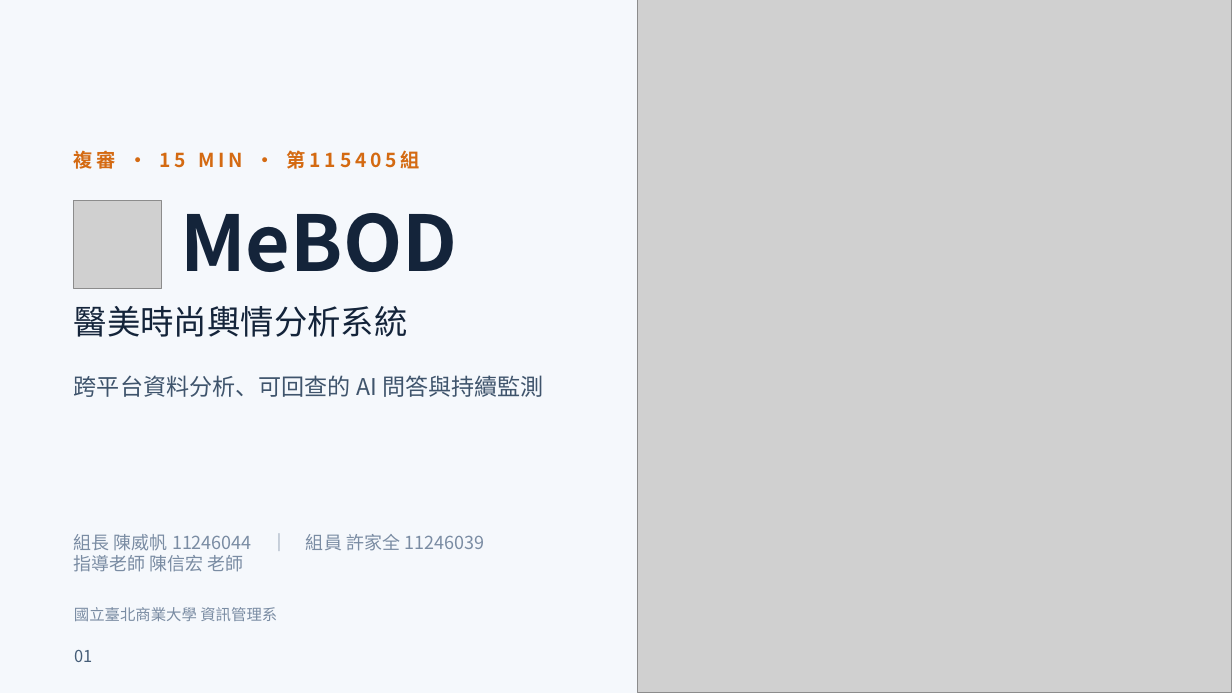
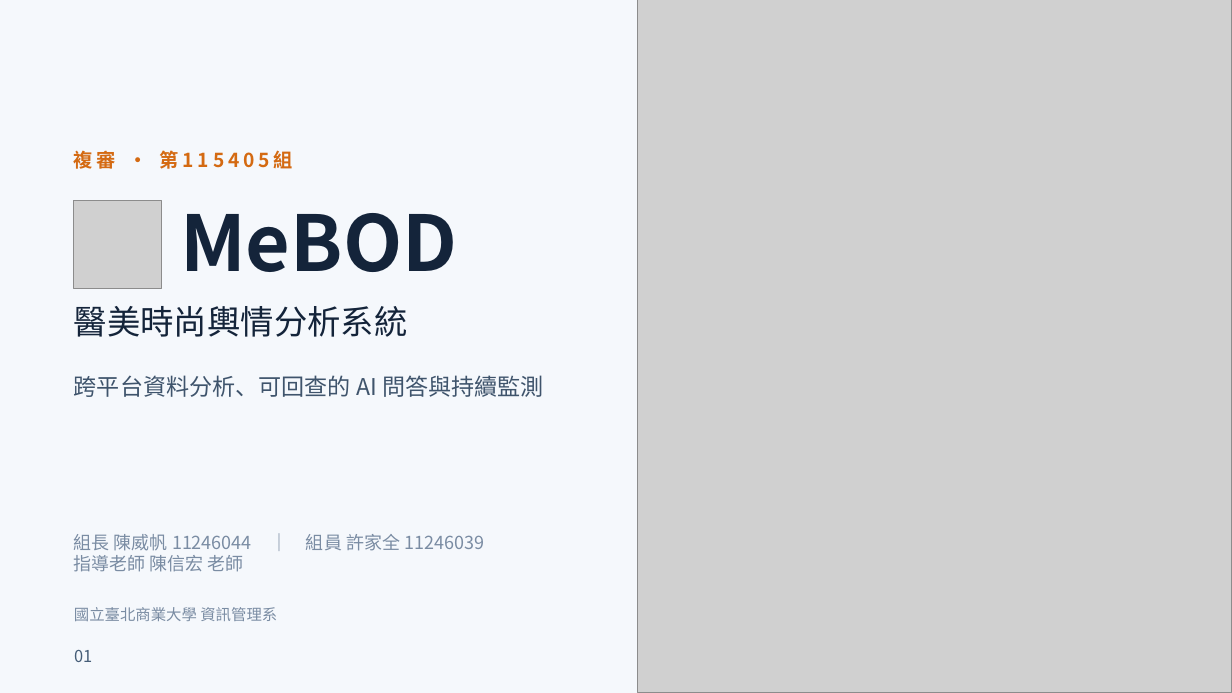
Before and after one commit to xujiaquan05/115405, a slide deck: slide 1 of output/ppt-review-20261011/final/MeBOD_複審簡報_第二輪修訂版.pptx. Drawn at 1232x693 pixels with LibreOffice and Linux fonts; fonts in the diff are those of the drawing; grey boxes stand for pictures. Boxes give left, top, right and bottom in pixels: in the first picture for what was removed or moved away, otherwise in the second. Text is boxed around its words. In the diff, an @@ line names an element or a change of style, - is before the commit and + after.

```diff
--- a/output/ppt-review-20261011/final/MeBOD_複審簡報_第二輪修訂版.pptx
+++ b/output/ppt-review-20261011/final/MeBOD_複審簡報_第二輪修訂版.pptx
@@ text at (x1=74, y1=150, x2=294, y2=169): text changed @@
-複審 · 15 MIN · 第115405組
+複審 · 第115405組
```
Also in this commit, not shown: 18 other slides changed, 4 other files.
